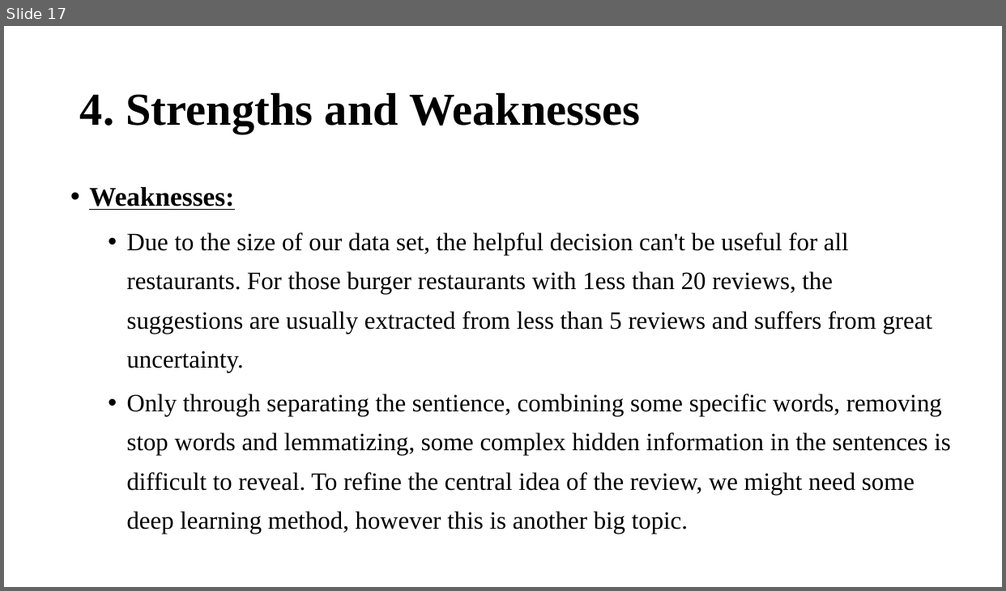
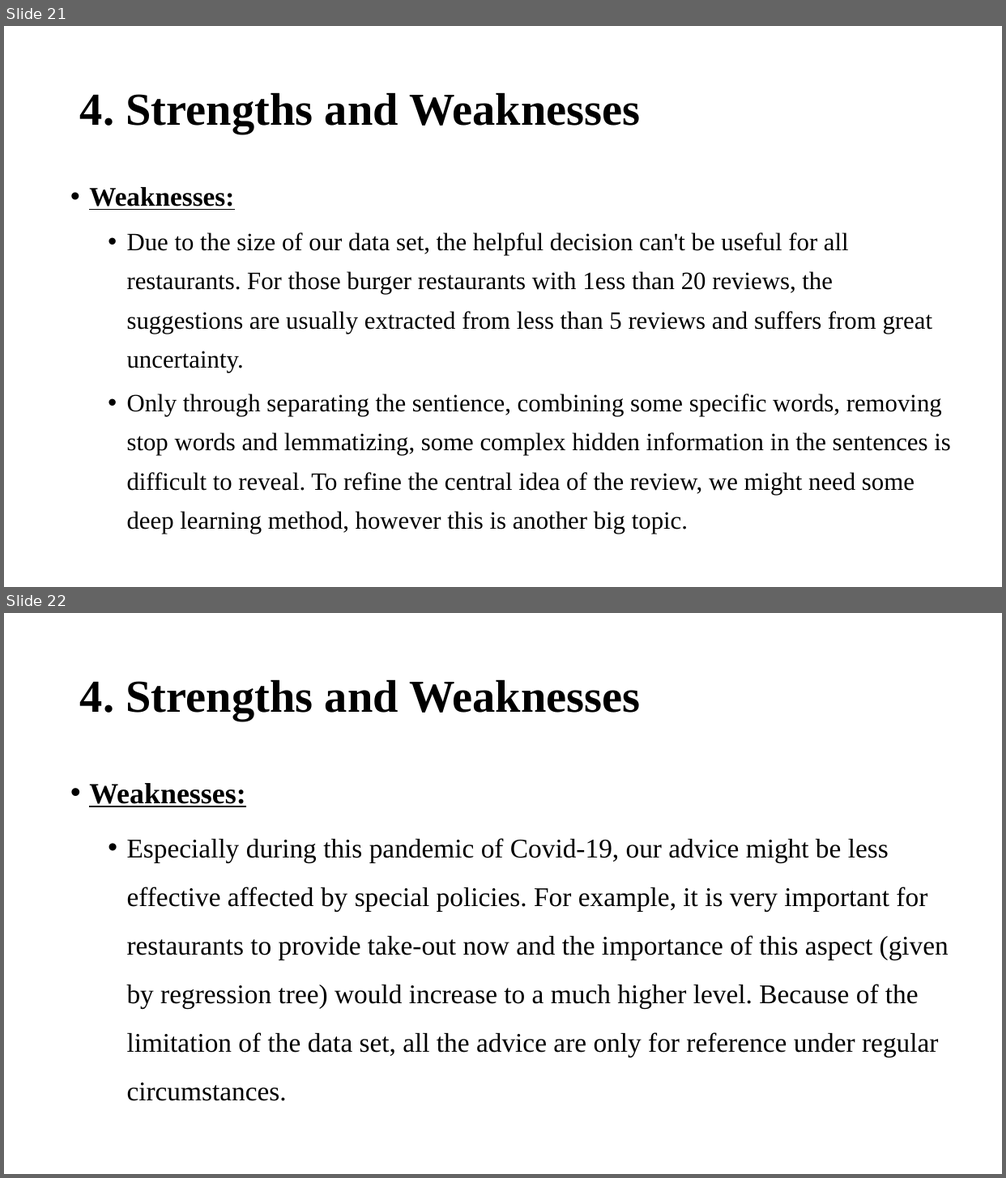
Before and after one commit to Jiawei98/Stat628-Module3, a slide deck: Slides/628module3_Slides.pptx. Shown one above the other, each under a label of ours: slide 17 before the commit, slides 21 and 22 after it. The pictures are 1006x591 and 1006x1178 pixels, drawn with LibreOffice and Linux fonts; fonts in the diff are those of the drawing. Boxes give left, top, right and bottom in pixels: in the first picture for what was removed or moved away, otherwise in the second. Text is boxed around its words. In the diff, an @@ line names an element or a change of style, - is before the commit and + after.

```diff
--- a/Slides/628module3_Slides.pptx
+++ b/Slides/628module3_Slides.pptx
@@ slide 22 added at bbox=[4, 613, 1002, 1174], background #FFFFFF @@
@@ title added at bbox=[80, 679, 640, 721], 44 pt, text #000000, bold @@
+4. Strengths and Weaknesses
@@ text added at bbox=[89, 783, 948, 1101], 26 pt, text #000000 @@
+• Weaknesses:
+  • Especially during this pandemic of Covid-19, our advice might be less effective affected by special policies. For example, it is very important for restaurants to provide take-out now and the importance of this aspect (given by regression tree) would increase to a much higher level. Because of the limitation of the data set, all the advice are only for reference under regular circumstances.
@@ what was slide 17 is now slide 21 @@
```
Also in this commit, not shown: 4 slides changed, 4 other slides added, 13 other files.
